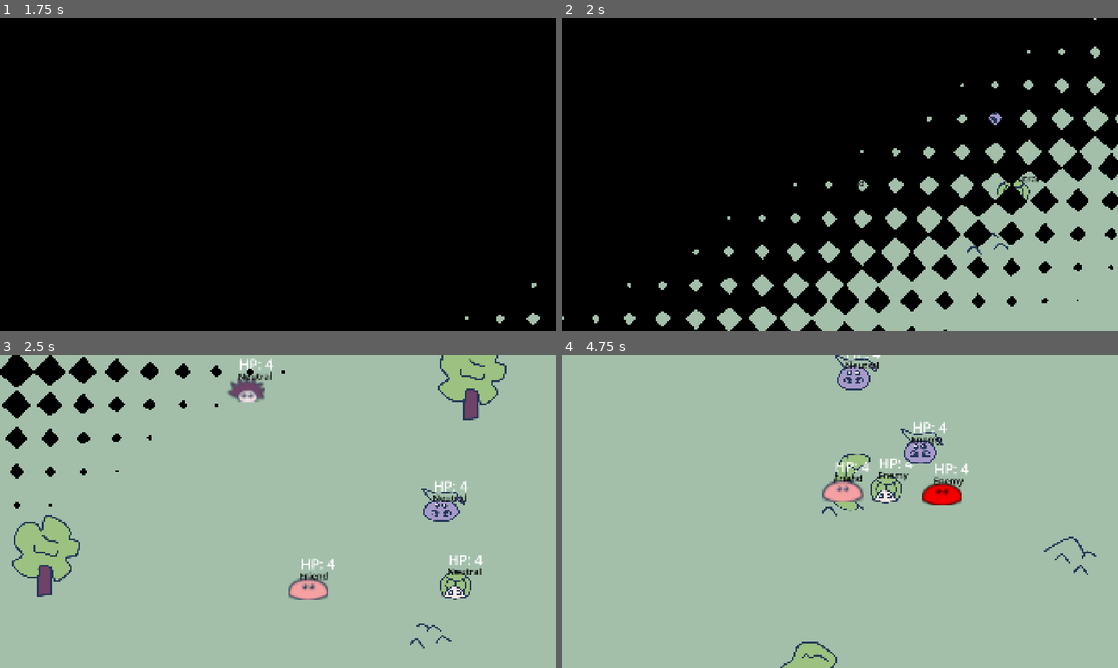
Above: before the commit, frames 1-4 (two rows, left to right).
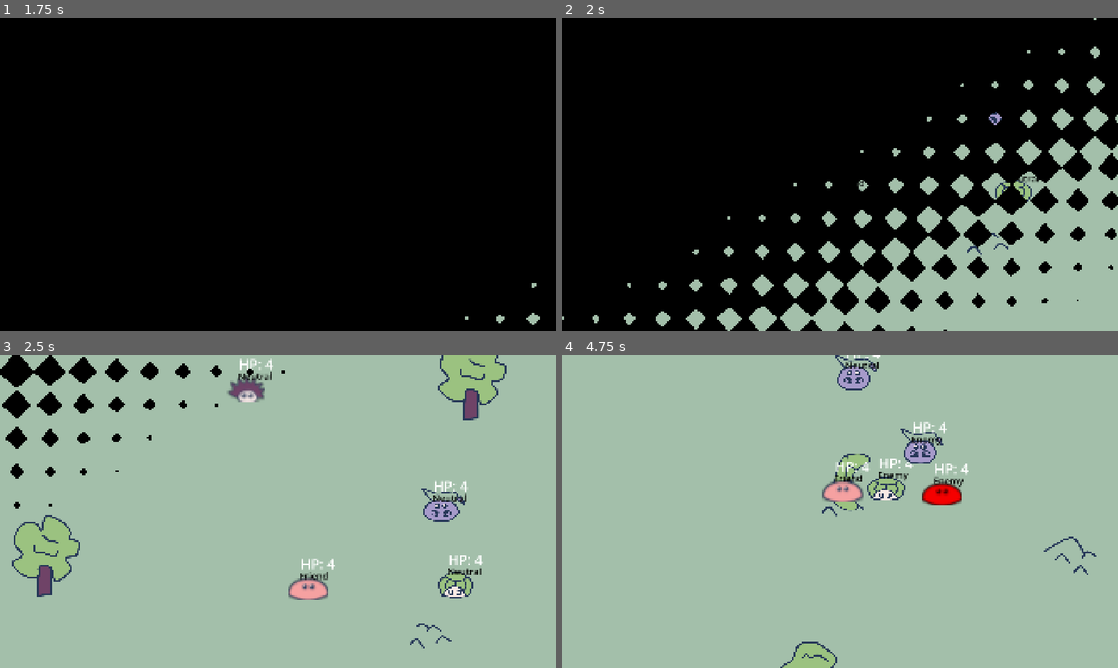
Above: after the commit, the same moments.

Repository: rinevard/SwarmSurge
Game: Godot game, scene res://scenes/main.tscn
The game is run twice, just before and just after one commit, with the same random seed, the same clock (stepped at 60 frames per second) and the same inputs. Sound files missing from this copy of the repository are replaced by a short silence.
Inputs:
- Up to frame 1 (1.75 s): click "Start" at 0.5 s; click "Start" at 1.25 s
- Up to frame 2 (2 s): no input
- Up to frame 3 (2.5 s): hold D (right) from 2.03 s (still down)
- Up to frame 4 (4.75 s): release D (right) at 2.78 s; hold S (down) 2.78-3.53 s; hold D (right) 3.53-4.28 s; hold W (up) from 4.28 s (still down)

Frame 1 is identical in both runs. In frame 2, 0.1% of the frame differs, in the area x 77-85%, y 51-59%; in frame 3, 0.2%; in frame 4, 0.3%, in the area x 51-66%, y 4-48%.

Commit message:
乌龟动画

Diff:
--- a/scenes/creatures/scorpion.tscn
+++ b/scenes/creatures/scorpion.tscn
@@ -89,6 +89,18 @@
 "update": 0,
 "values": [-0.139626, 0.261799]
 }
+tracks/6/type = "value"
+tracks/6/imported = false
+tracks/6/enabled = true
+tracks/6/path = NodePath("Sprites/Eyes:position")
+tracks/6/interp = 1
+tracks/6/loop_wrap = true
+tracks/6/keys = {
+"times": PackedFloat32Array(0, 0.5),
+"transitions": PackedFloat32Array(1, 1),
+"update": 0,
+"values": [Vector2(0, -37.5), Vector2(0, -45)]
+}
 
 [sub_resource type="Animation" id="Animation_atvky"]
 length = 0.001
@@ -164,6 +176,18 @@
 "update": 0,
 "values": [0.261799]
 }
+tracks/6/type = "value"
+tracks/6/imported = false
+tracks/6/enabled = true
+tracks/6/path = NodePath("Sprites/Eyes:position")
+tracks/6/interp = 1
+tracks/6/loop_wrap = true
+tracks/6/keys = {
+"times": PackedFloat32Array(0),
+"transitions": PackedFloat32Array(1),
+"update": 0,
+"values": [Vector2(0, -45)]
+}
 
 [sub_resource type="AnimationLibrary" id="AnimationLibrary_atvky"]
 _data = {
--- a/scenes/creatures/turtle.tscn
+++ b/scenes/creatures/turtle.tscn
@@ -12,6 +12,116 @@
 
 [sub_resource type="CircleShape2D" id="CircleShape2D_psu7v"]
 radius = 50.0
+
+[sub_resource type="Animation" id="Animation_1y4ad"]
+resource_name = "normal"
+length = 0.5
+loop_mode = 2
+tracks/0/type = "value"
+tracks/0/imported = false
+tracks/0/enabled = true
+tracks/0/path = NodePath("Sprites/Body:scale")
+tracks/0/interp = 1
+tracks/0/loop_wrap = true
+tracks/0/keys = {
+"times": PackedFloat32Array(0, 0.5),
+"transitions": PackedFloat32Array(1, 1),
+"update": 0,
+"values": [Vector2(1, 1), Vector2(1.2, 0.8)]
+}
+tracks/1/type = "value"
+tracks/1/imported = false
+tracks/1/enabled = true
+tracks/1/path = NodePath("Sprites/Shell:scale")
+tracks/1/interp = 1
+tracks/1/loop_wrap = true
+tracks/1/keys = {
+"times": PackedFloat32Array(0, 0.5),
+"transitions": PackedFloat32Array(1, 1),
+"update": 0,
+"values": [Vector2(1, 1), Vector2(1.2, 0.8)]
+}
+tracks/2/type = "value"
+tracks/2/imported = false
+tracks/2/enabled = true
+tracks/2/path = NodePath("Sprites/Body:position")
+tracks/2/interp = 1
+tracks/2/loop_wrap = true
+tracks/2/keys = {
+"times": PackedFloat32Array(0, 0.5),
+"transitions": PackedFloat32Array(1, 1),
+"update": 0,
+"values": [Vector2(-7.5, 62.5), Vector2(-7.5, 60)]
+}
+tracks/3/type = "value"
+tracks/3/imported = false
+tracks/3/enabled = true
+tracks/3/path = NodePath("Sprites/Eyes:position")
+tracks/3/interp = 1
+tracks/3/loop_wrap = true
+tracks/3/keys = {
+"times": PackedFloat32Array(0, 0.5),
+"transitions": PackedFloat32Array(1, 1),
+"update": 0,
+"values": [Vector2(-7.5, 75), Vector2(-7.5, 65)]
+}
+
+[sub_resource type="Animation" id="Animation_wqdtd"]
+length = 0.001
+tracks/0/type = "value"
+tracks/0/imported = false
+tracks/0/enabled = true
+tracks/0/path = NodePath("Sprites/Body:scale")
+tracks/0/interp = 1
+tracks/0/loop_wrap = true
+tracks/0/keys = {
+"times": PackedFloat32Array(0),
+"transitions": PackedFloat32Array(1),
+"update": 0,
+"values": [Vector2(1, 1)]
+}
+tracks/1/type = "value"
+tracks/1/imported = false
+tracks/1/enabled = true
+tracks/1/path = NodePath("Sprites/Shell:scale")
+tracks/1/interp = 1
+tracks/1/loop_wrap = true
+tracks/1/keys = {
+"times": PackedFloat32Array(0),
+"transitions": PackedFloat32Array(1),
+"update": 0,
+"values": [Vector2(1, 1)]
+}
+tracks/2/type = "value"
+tracks/2/imported = false
+tracks/2/enabled = true
+tracks/2/path = NodePath("Sprites/Body:position")
+tracks/2/interp = 1
+tracks/2/loop_wrap = true
+tracks/2/keys = {
+"times": PackedFloat32Array(0),
+"transitions": PackedFloat32Array(1),
+"update": 0,
+"values": [Vector2(-7.5, 62.5)]
+}
+tracks/3/type = "value"
+tracks/3/imported = false
+tracks/3/enabled = true
+tracks/3/path = NodePath("Sprites/Eyes:position")
+tracks/3/interp = 1
+tracks/3/loop_wrap = true
+tracks/3/keys = {
+"times": PackedFloat32Array(0),
+"transitions": PackedFloat32Array(1),
+"update": 0,
+"values": [Vector2(-7.5, 75)]
+}
+
+[sub_resource type="AnimationLibrary" id="AnimationLibrary_wqdtd"]
+_data = {
+&"RESET": SubResource("Animation_wqdtd"),
+&"normal": SubResource("Animation_1y4ad")
+}
 
 [node name="Turtle" instance=ExtResource("1_vdf1r")]
 script = ExtResource("2_1y4ad")
@@ -29,7 +139,7 @@
 scale = Vector2(0.4, 0.4)
 
 [node name="Body" type="Sprite2D" parent="Sprites" index="0"]
-position = Vector2(-7.5, 67.5)
+position = Vector2(-7.5, 62.5)
 texture = ExtResource("4_wqdtd")
 region_enabled = true
 region_rect = Rect2(1696, 1631, 210, 129)
@@ -47,3 +157,8 @@
 
 [node name="ShieldPosMarker" type="Marker2D" parent="." index="5"]
 position = Vector2(0, -150)
+
+[node name="AnimationPlayer" type="AnimationPlayer" parent="." index="7"]
+libraries = {
+&"": SubResource("AnimationLibrary_wqdtd")
+}
--- a/scripts/creatures/turtle.gd
+++ b/scripts/creatures/turtle.gd
@@ -12,6 +12,9 @@
 const SCALE_MAX: float = 2.0  # 最大缩放倍数
 
 @onready var shield_pos_marker: Marker2D = $ShieldPosMarker
+
+func _ready() -> void:
+	$AnimationPlayer.play("normal")
 
 ## override, 转动龟壳使其在 master 到自己的连线的射线上
 func _physics_process(delta: float) -> void:
Not shown: 1 places in scenes/creatures/turtle.tscn that only renumber resources
